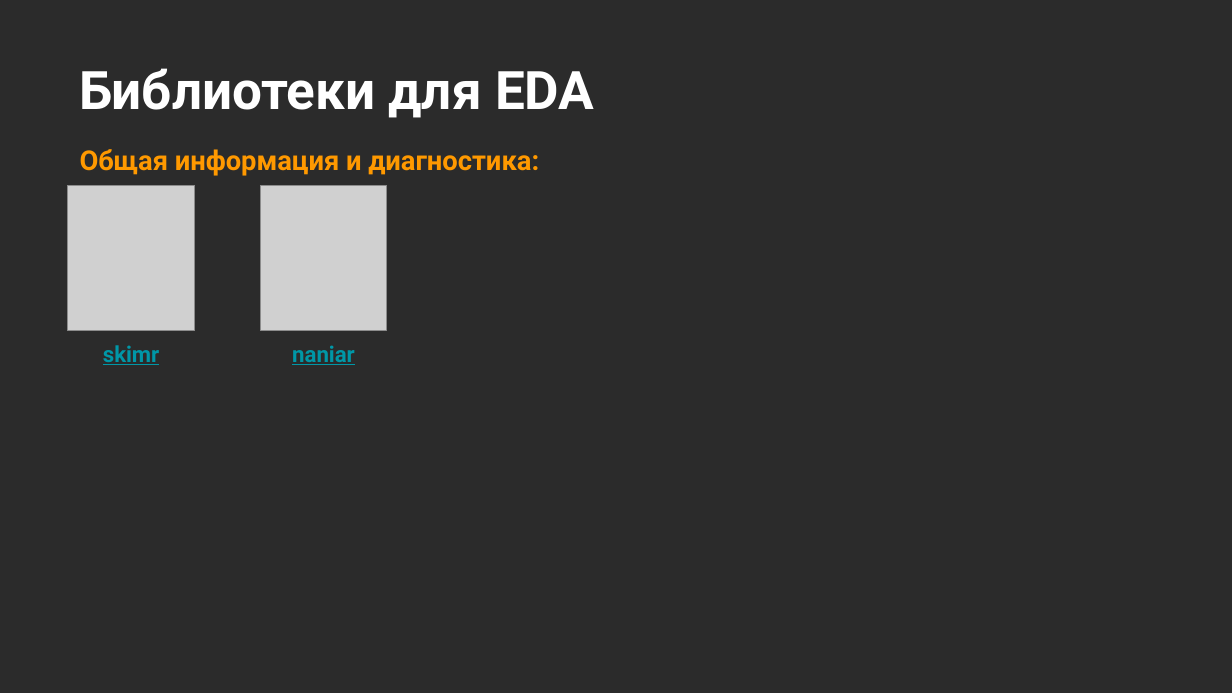
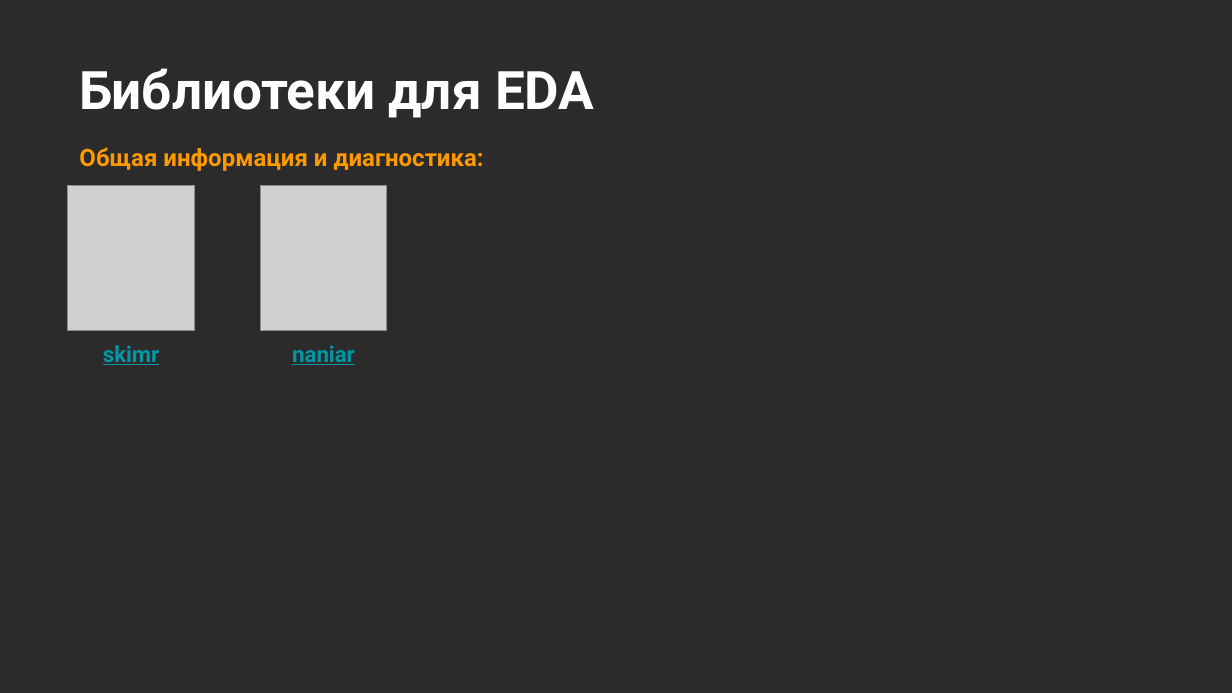
Before and after one commit to Marwolaeth/OTUS_R4DA, a slide deck: slide 47 of teaching/R4DA-EDA4ML.pptx. Drawn at 1232x693 pixels with LibreOffice and Linux fonts; fonts in the diff are those of the drawing; grey boxes stand for pictures; background and template pictures are left out; a plain dark background stands for a picture behind light text. Boxes give left, top, right and bottom in pixels: in the first picture for what was removed or moved away, otherwise in the second. Text is boxed around its words. In the diff, an @@ line names an element or a change of style, - is before the commit and + after.

```diff
--- a/teaching/R4DA-EDA4ML.pptx
+++ b/teaching/R4DA-EDA4ML.pptx
@@ text "Общая информация и диагностика:" at (79,147,484,171): size 16 to 14 pt @@
```
Also in this commit, not shown: 7 slides added, 4 other files.
